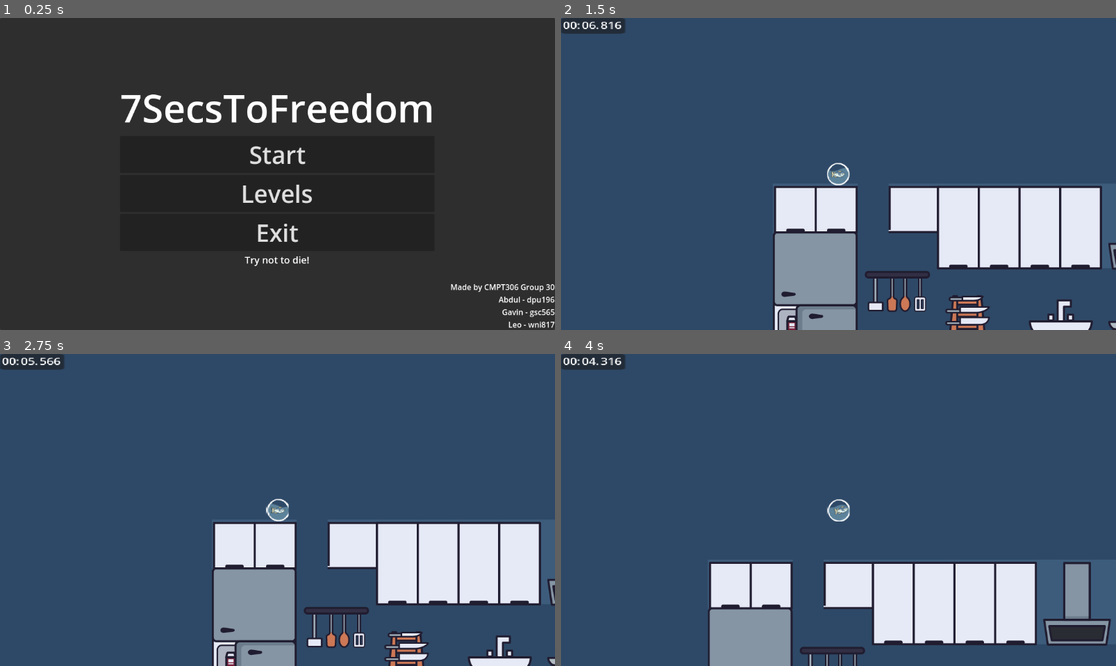
Above: before the commit, frames 1-4 (two rows, left to right).
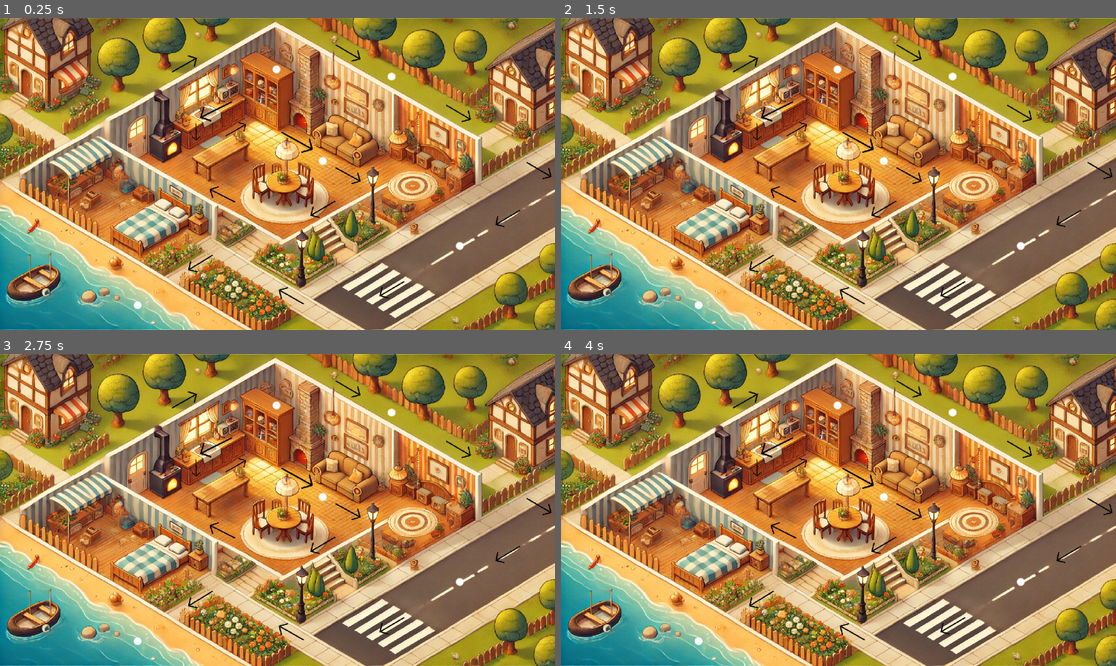
Above: after the commit, the same moments.

Repository: remker1/7SecsToFreedom
Game: Godot game, scene res://Scenes/main.tscn
The game is run twice, just before and just after one commit, with the same random seed, the same clock (stepped at 60 frames per second) and the same inputs.
Inputs (mouse positions are in pixels of both pictures, inside the frame that each line leads up to):
- Up to frame 1 (0.25 s): no input
- Up to frame 2 (1.5 s): click (838, 71) at 0.52 s; click "Start" at 1.25 s
- Up to frame 3 (2.75 s): click (277, 491) at 2 s, where only the run after the commit has a clickable "Start"
- Up to frame 4 (4 s): click (838, 528) at 2.75 s, where only the run after the commit has a clickable "Levels"; tap Enter (ui_accept) at 3.5, 3.77 s; hold Right (ui_right) from 3.53 s (still down)

The runs differ from the first frame. In frame 1, 98% of the frame differs, in the area x 0-100%, y 0-100%; in frame 2, 100%; in frame 3, 100%; in frame 4, 100%.

Commit message:
Buttons are photoshoped, background image is created and added for the mapMenu(Level seleciton map). Button for linking the levels are getting worked on.

Diff:
--- a/level-1/Scenes/main.tscn
+++ b/level-1/Scenes/main.tscn
@@ -1,6 +1,7 @@
-[gd_scene load_steps=2 format=3 uid="uid://b88y6pjab26jk"]
+[gd_scene load_steps=3 format=3 uid="uid://b88y6pjab26jk"]
 
 [ext_resource type="Script" path="res://Scripts/ui_manager.gd" id="1_a2t6h"]
+[ext_resource type="Texture2D" uid="uid://bn1qu02fuk23h" path="res://Assets/HomePage.png" id="2_n2mrr"]
 
 [node name="Main" type="Node2D"]
 
@@ -9,6 +10,7 @@
 script = ExtResource("1_a2t6h")
 
 [node name="MainMenu" type="Control" parent="UICanvas"]
+visible = false
 layout_mode = 3
 anchors_preset = 15
 anchor_right = 1.0
@@ -143,53 +145,69 @@
 grow_horizontal = 2
 grow_vertical = 2
 
-[node name="Time" type="Label" parent="UICanvas/GameOverMenu/Panel"]
+[node name="CenterContainer" type="CenterContainer" parent="UICanvas/GameOverMenu/Panel"]
+layout_mode = 1
+anchors_preset = 15
+anchor_right = 1.0
+anchor_bottom = 1.0
+grow_horizontal = 2
+grow_vertical = 2
+
+[node name="VBoxContainer" type="VBoxContainer" parent="UICanvas/GameOverMenu/Panel/CenterContainer"]
+layout_mode = 2
+alignment = 1
+
+[node name="Thanks" type="Label" parent="UICanvas/GameOverMenu/Panel/CenterContainer/VBoxContainer"]
+layout_mode = 2
+theme_override_font_sizes/font_size = 60
+text = "Thank you for playing"
+horizontal_alignment = 1
+
+[node name="OverBackMain" type="Button" parent="UICanvas/GameOverMenu/Panel/CenterContainer/VBoxContainer"]
+layout_mode = 2
+theme_override_font_sizes/font_size = 50
+text = "Main Menu"
+
+[node name="OverExit" type="Button" parent="UICanvas/GameOverMenu/Panel/CenterContainer/VBoxContainer"]
+layout_mode = 2
+theme_override_font_sizes/font_size = 50
+text = "Exit"
+
+[node name="Label1" type="Label" parent="UICanvas/GameOverMenu/Panel/CenterContainer/VBoxContainer"]
+layout_mode = 2
+text = "CMPT306 Group30"
+horizontal_alignment = 1
+
+[node name="Label2" type="Label" parent="UICanvas/GameOverMenu/Panel/CenterContainer/VBoxContainer"]
+layout_mode = 2
+text = "With your gentle guidance, the fish dives into the endless blue, its scales catching shards of sunlight as it weaves through the ocean’s embrace—each flick of its tail a symphony of defiance, each ripple an anthem of untamed freedom, carving its path through boundless horizons."
+horizontal_alignment = 1
+autowrap_mode = 3
+
+[node name="MapMenu" type="Control" parent="UICanvas"]
+layout_mode = 3
+anchors_preset = 15
+anchor_right = 1.0
+anchor_bottom = 1.0
+grow_horizontal = 2
+grow_vertical = 2
+
+[node name="TextureRect" type="TextureRect" parent="UICanvas/MapMenu"]
+layout_mode = 1
+anchors_preset = 15
+anchor_right = 1.0
+anchor_bottom = 1.0
+grow_horizontal = 2
+grow_vertical = 2
+texture = ExtResource("2_n2mrr")
+expand_mode = 1
+
+[node name="Level 0 Button" type="TextureButton" parent="UICanvas/MapMenu"]
 layout_mode = 0
-offset_left = 312.0
+offset_left = 554.0
 offset_top = 88.0
-offset_right = 756.0
-offset_bottom = 171.0
-theme_override_font_sizes/font_size = 60
-text = "Time taken:"
-horizontal_alignment = 1
-
-[node name="CenterContainer" type="CenterContainer" parent="UICanvas/GameOverMenu/Panel"]
-layout_mode = 1
-anchors_preset = 15
-anchor_right = 1.0
-anchor_bottom = 1.0
-grow_horizontal = 2
-grow_vertical = 2
-
-[node name="VBoxContainer" type="VBoxContainer" parent="UICanvas/GameOverMenu/Panel/CenterContainer"]
-layout_mode = 2
-alignment = 1
-
-[node name="OverBackMain" type="Button" parent="UICanvas/GameOverMenu/Panel/CenterContainer/VBoxContainer"]
-layout_mode = 2
-theme_override_font_sizes/font_size = 50
-text = "Start"
-
-[node name="OverExit" type="Button" parent="UICanvas/GameOverMenu/Panel/CenterContainer/VBoxContainer"]
-layout_mode = 2
-theme_override_font_sizes/font_size = 50
-text = "Exit"
-
-[node name="Label1" type="Label" parent="UICanvas/GameOverMenu/Panel/CenterContainer/VBoxContainer"]
-layout_mode = 2
-text = "Made by Sihan Liu for GameJam."
-horizontal_alignment = 1
-
-[node name="Label2" type="Label" parent="UICanvas/GameOverMenu/Panel/CenterContainer/VBoxContainer"]
-layout_mode = 2
-text = "Pets could suffer from being lonely. There are many cases pets passed away indirectly from mental health issues.
-"
-horizontal_alignment = 1
-
-[node name="Label3" type="Label" parent="UICanvas/GameOverMenu/Panel/CenterContainer/VBoxContainer"]
-layout_mode = 2
-text = "Save their lifes, Make their lifes count!"
-horizontal_alignment = 1
+offset_right = 594.0
+offset_bottom = 128.0
 
 [connection signal="pressed" from="UICanvas/MainMenu/Panel/CenterContainer/VBoxContainer/Start" to="UICanvas" method="_on_start_pressed"]
 [connection signal="pressed" from="UICanvas/MainMenu/Panel/CenterContainer/VBoxContainer/Levels" to="UICanvas" method="_on_levels_pressed"]
Binary file added: level-1/Assets/Buttons/ButtonClicked.png
Binary file added: level-1/Assets/Buttons/ButtonHovered.png
Binary file added: level-1/Assets/Buttons/ButtonNormal.png
Binary file added: level-1/Assets/HomePage.png
Not shown, added: level-1/Assets/HomePage.png.import
